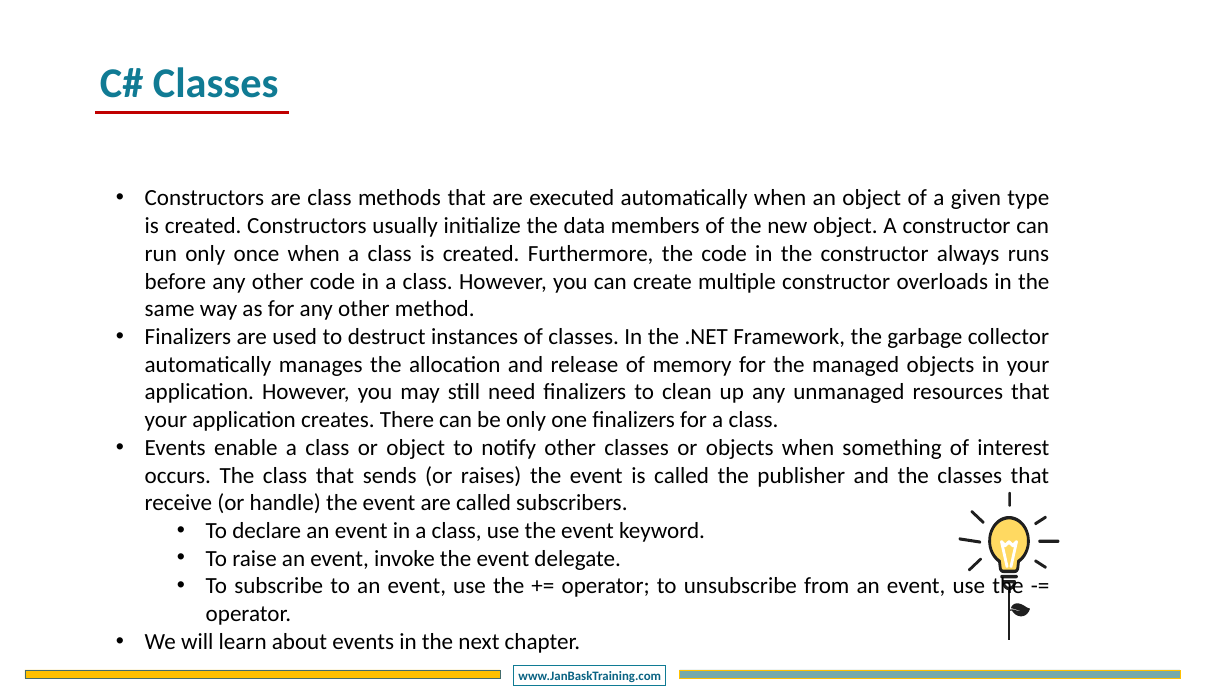
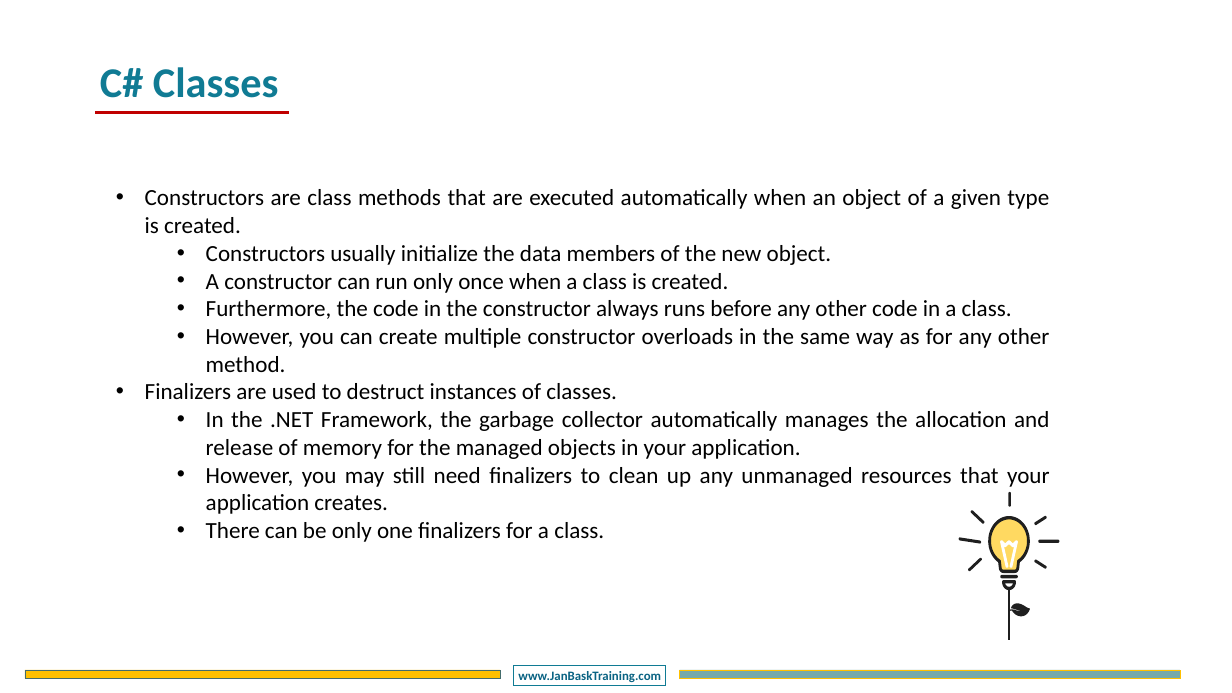
Before and after one commit to DotNetTraining/DotNetEssentials, a slide deck: slide 25 of slides/OOPC/OOPC - Chapter2.pptx (slide 23 before the commit). Drawn at 1232x693 pixels with LibreOffice and Linux fonts; fonts in the diff are those of the drawing; background and template pictures are left out. Boxes give left, top, right and bottom in pixels: in the first picture for what was removed or moved away, otherwise in the second. Text is boxed around its words. In the diff, an @@ line names an element or a change of style, - is before the commit and + after.

```diff
--- a/slides/OOPC/OOPC - Chapter2.pptx
+++ b/slides/OOPC/OOPC - Chapter2.pptx
@@ text at (145,189,1050,542): text changed @@
-• Constructors are class methods that are executed automatically when an object of a given type is created. Constructors usually initialize the data members of the new object. A constructor can run only once when a class is created. Furthermore, the code in the constructor always runs before any other code in a class. However, you can create multiple constructor overloads in the same way as for any other method.
-• Finalizers are used to destruct instances of classes. In the .NET Framework, the garbage collector automatically manages the allocation and release of memory for the managed objects in your application. However, you may still need finalizers to clean up any unmanaged resources that your application creates. There can be only one finalizers for a class.
-• Events enable a class or object to notify other classes or objects when something of interest occurs. The class that sends (or raises) the event is called the publisher and the classes that receive (or handle) the event are called subscribers.
-  • To declare an event in a class, use the event keyword.
-  • To raise an event, invoke the event delegate.
-  • To subscribe to an event, use the += operator; to unsubscribe from an event, use the -= operator.
-• We will learn about events in the next chapter.
+• Constructors are class methods that are executed automatically when an object of a given type is created.
+  • Constructors usually initialize the data members of the new object.
+  • A constructor can run only once when a class is created.
+  • Furthermore, the code in the constructor always runs before any other code in a class.
+  • However, you can create multiple constructor overloads in the same way as for any other method.
+• Finalizers are used to destruct instances of classes.
+  • In the .NET Framework, the garbage collector automatically manages the allocation and release of memory for the managed objects in your application.
+  • However, you may still need finalizers to clean up any unmanaged resources that your application creates.
+  • There can be only one finalizers for a class.
```
Also in this commit, not shown: 16 other slides changed, 8 slides added, 7 slides removed, 7 other files.
